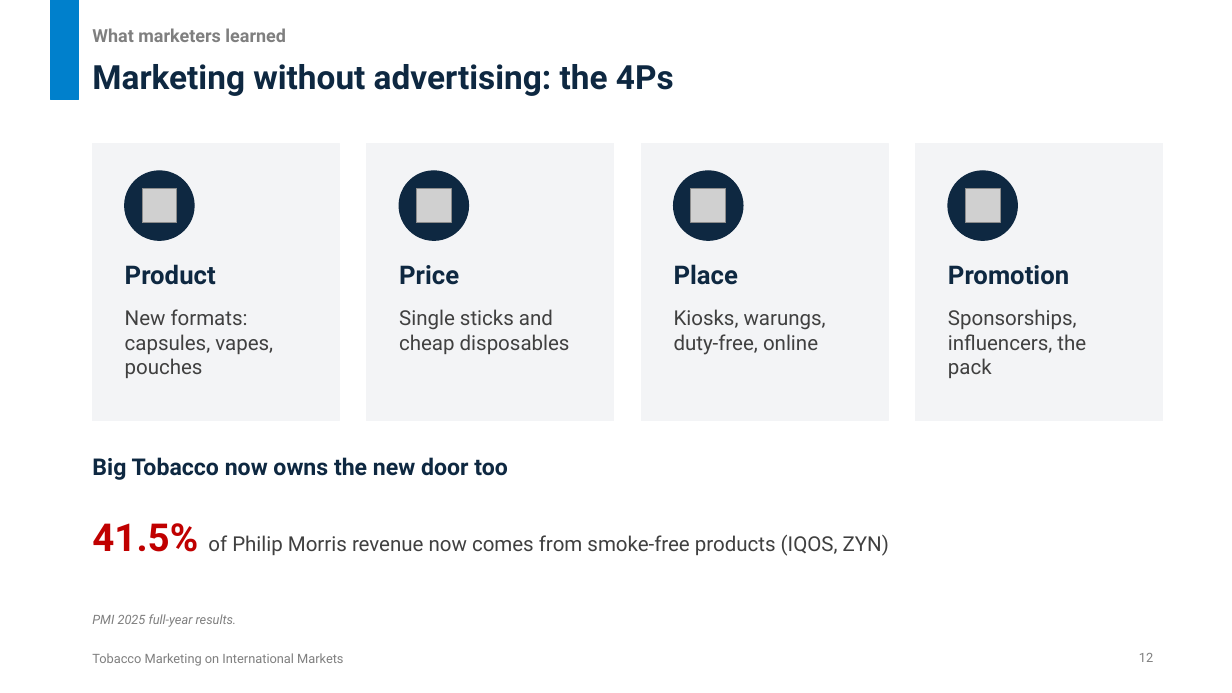
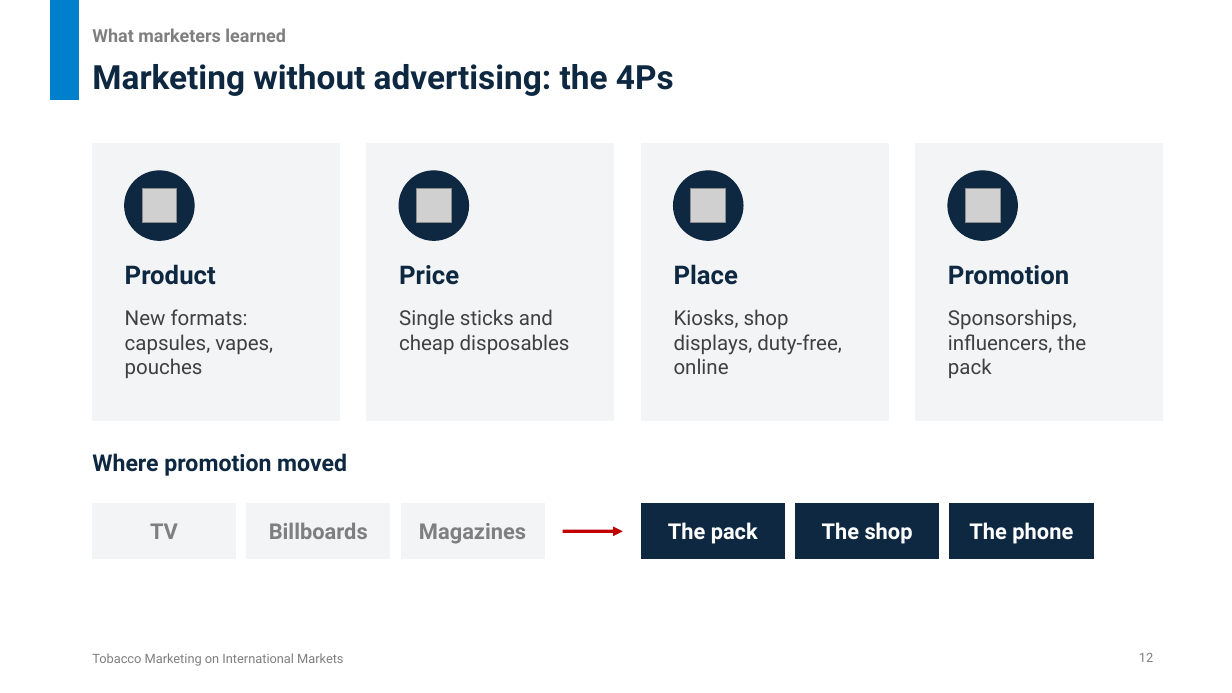
Before and after one commit to untitl333d/-frontend-slides, a slide deck: slide 12 of presentations/tobacco-marketing/Tobacco_Marketing_International_Markets.pptx. Drawn at 1232x693 pixels with LibreOffice and Linux fonts; fonts in the diff are those of the drawing; grey boxes stand for pictures. Boxes give left, top, right and bottom in pixels: in the first picture for what was removed or moved away, otherwise in the second. Text is boxed around its words. In the diff, an @@ line names an element or a change of style, - is before the commit and + after.

```diff
--- a/presentations/tobacco-marketing/Tobacco_Marketing_International_Markets.pptx
+++ b/presentations/tobacco-marketing/Tobacco_Marketing_International_Markets.pptx
@@ text at box(674, 309, 841, 374): text changed @@
-Kiosks, warungs, duty-free, online
+Kiosks, shop displays, duty-free, online
@@ text at box(92, 453, 347, 476): text changed @@
-Big Tobacco now owns the new door too
+Where promotion moved
@@ rectangle added at box(92, 504, 236, 559), fill #F3F4F6, outline #F3F4F6 0.75 pt, 17 pt, text #7F7F7F, bold @@
+TV
@@ rectangle added at box(247, 504, 390, 559), fill #F3F4F6, outline #F3F4F6 0.75 pt, 17 pt, text #7F7F7F, bold @@
+Billboards
@@ rectangle added at box(401, 504, 544, 559), fill #F3F4F6, outline #F3F4F6 0.75 pt, 17 pt, text #7F7F7F, bold @@
+Magazines
@@ rectangle added at box(641, 504, 785, 559), fill #0E2841, outline #0E2841 0.75 pt, 17 pt, text #FFFFFF, bold @@
+The pack
@@ rectangle added at box(796, 504, 939, 559), fill #0E2841, outline #0E2841 0.75 pt, 17 pt, text #FFFFFF, bold @@
+The shop
@@ rectangle added at box(950, 504, 1093, 559), fill #0E2841, outline #0E2841 0.75 pt, 17 pt, text #FFFFFF, bold @@
+The phone
@@ text removed at box(92, 523, 889, 556) @@
-41.5% of Philip Morris revenue now comes from smoke-free products (IQOS, ZYN)
@@ arrow added from (563, 531) to (623, 531), #C00000 2.5 pt @@
@@ text removed at box(92, 614, 237, 627) @@
-PMI 2025 full-year results.
```
Also in this commit, not shown: 8 other slides changed, 1 slide added, 1 slide removed, 2 other files.
